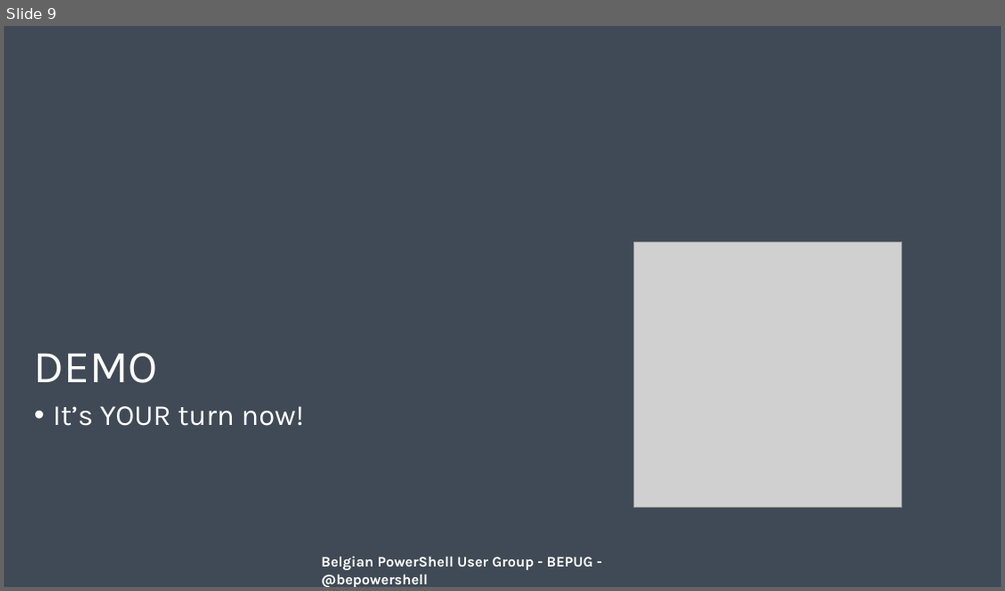
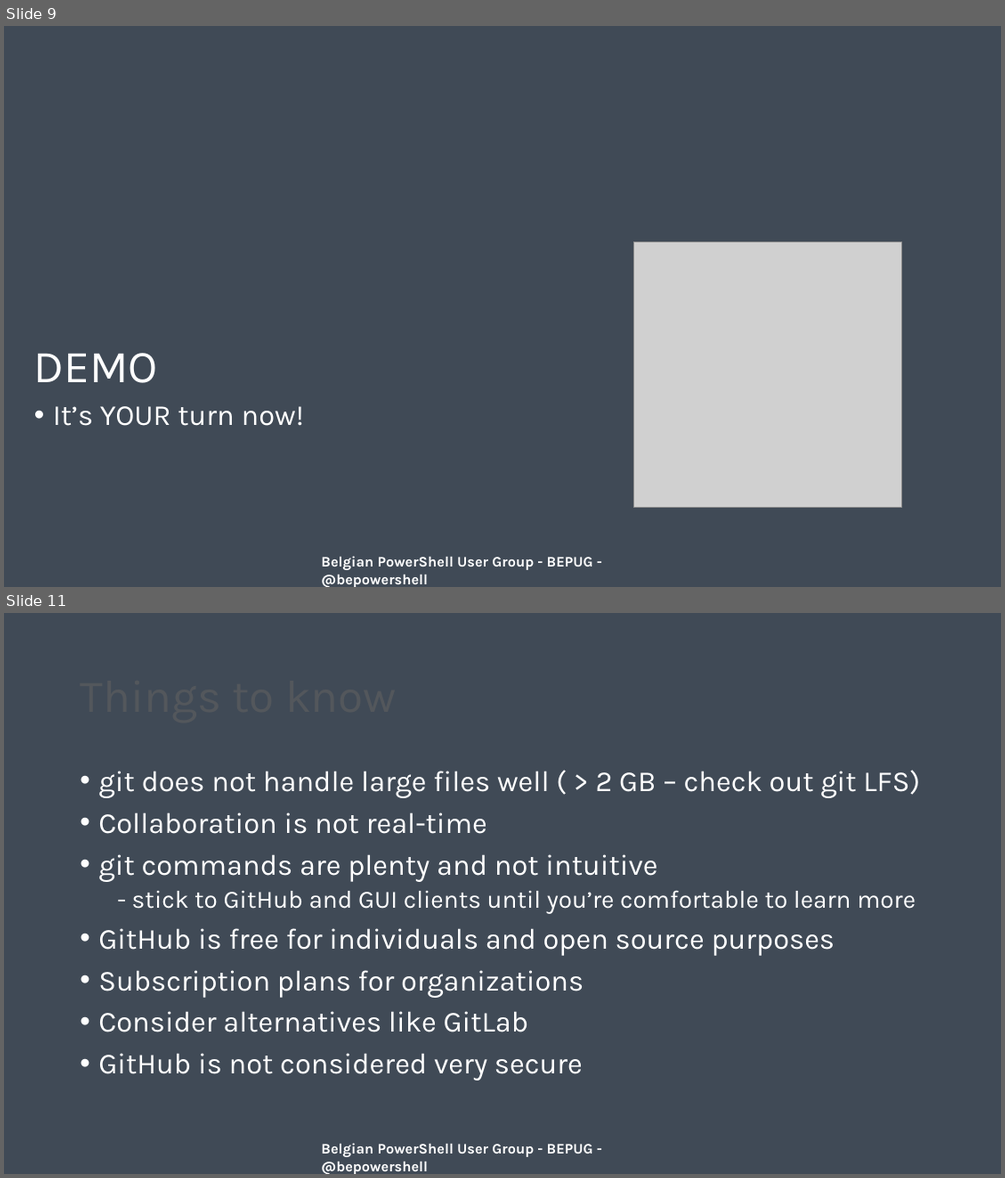
Before and after one commit to BEPUG/meetups, a slide deck: 20200311/GitHub 101 - Stijn & Merlijn/Git(Hub) 101.pptx. Shown one above the other, each under a label of ours: slide 9 before the commit, slides 9 and 11 after it; the slides between them are not shown. The pictures are 1005x591 and 1005x1178 pixels, drawn with LibreOffice and Linux fonts; fonts in the diff are those of the drawing; grey boxes stand for pictures; background and template pictures are left out. Boxes give left, top, right and bottom in pixels: in the first picture for what was removed or moved away, otherwise in the second. Text is boxed around its words. In the diff, an @@ line names an element or a change of style, - is before the commit and + after.

Commit message:
Update Git(Hub) 101.pptx
Added last 2 slides

```diff
--- a/20200311/GitHub 101 - Stijn & Merlijn/Git(Hub) 101.pptx
+++ b/20200311/GitHub 101 - Stijn & Merlijn/Git(Hub) 101.pptx
@@ slide 11 added at box(4, 613, 1001, 1174), background #162332 at 82% opacity; not listed: 1 template element that a slide beside it also shows @@
@@ title added at box(73, 643, 933, 751), 44 pt, text gradient #53575C to #C5C7CA @@
+Things to know
@@ text added at box(98, 770, 920, 1080), 28 pt, text #FFFFFF @@
+• git does not handle large files well ( > 2 GB – check out git LFS)
+• Collaboration is not real-time
+• git commands are plenty and not intuitive
+  - stick to GitHub and GUI clients until you’re comfortable to learn more
+• GitHub is free for individuals and open source purposes
+• Subscription plans for organizations
+• Consider alternatives like GitLab
+• GitHub is not considered very secure
```
Also in this commit, not shown: 1 slide changed, 1 other slide added.
